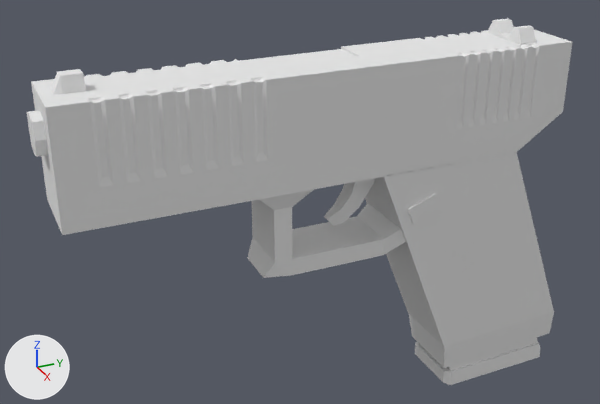
What one commit did to the glTF model Assets/models/weapons/firearm/viewmodels/pistols/glock.glb.
Both versions are drawn from a 50 mm camera at (0.284, -0.227, 0.245) aimed at (-0.012, -0.094, 0.097). The axes (+X, +Y, +Z) are drawn at lower left. The lights are the same throughout. The picture after the commit comes second. Where no turn or scale is listed for an object, it has been applied to the vertices. Vertices at exactly the same position are counted once.

The first picture shows 'Cargador', 'Corredera', 'Cuerpo', 'Gatillo'.
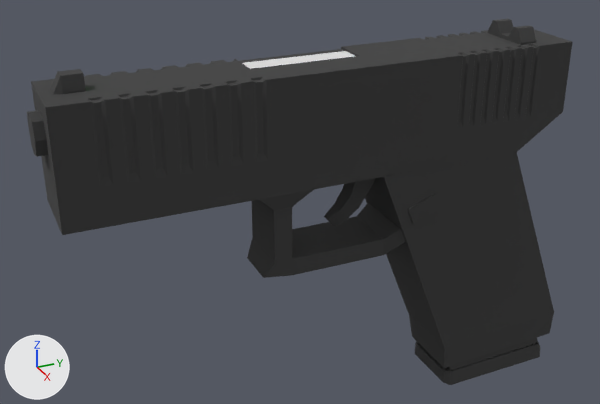
Pixel boxes (x1, y1, x2, y2) of what changed, in the pictures (600 x 404 px):
'Cuerpo', recoloured (white to dark grey): (27, 110, 562, 368) in both
'Cargador', recoloured (white to dark grey): (415, 338, 540, 385) in both
'Gatillo', recoloured (white to dark grey): (324, 179, 375, 226) in both
part 1 of me_mesh_008, recoloured (white to dark grey): (31, 19, 572, 194) in both

The change in detail:
Material 'cuerpo' (mat_cuerpo) is new.
Its base color is (0.0472, 0.0472, 0.0472) (dark grey #3d3d3d).
Its roughness is 1.0.
Material 'blanco' (mat_blanco) is new.
Its base color is (0.8, 0.8, 0.8) (white #e7e7e7).
Material 'mira' (mat_mira) is new.
Its base color is (0.0, 0.8, 0.00716) (green #00e714).
me_mesh_009 has 49 vertices, 97 faces and spans x -0.0154..0.0139, y -0.06..0.0282, z -0.0021..0.1046.
me_mesh_009 no longer uses material mat_none (white #e7e7e7).
me_mesh_009 gains material mat_cuerpo (dark grey #3d3d3d).
me_mesh_008 has 722 vertices, 1428 faces and spans x -0.017..0.015, y -0.197..0.019, z 0.13..0.167.
me_mesh_008 is used by ob_corredera; location (0.0, 0.0, 0.0).
me_mesh_008 part 1: 1422 faces spanning x -0.017..0.015, y -0.197..0.019, z 0.13..0.167 switch from mat_none (white #e7e7e7) to mat_cuerpo (dark grey #3d3d3d).
me_mesh_008 gains material mat_blanco (white #e7e7e7).
me_mesh_008 gains material mat_mira (green #00e714).
me_mesh_010 has 20 vertices, 36 faces and spans x -0.0038..0.0038, y -0.088..-0.0622, z 0.0893..0.1266.
me_mesh_010 no longer uses material mat_none (white #e7e7e7).
me_mesh_010 gains material mat_cuerpo (dark grey #3d3d3d).
me_mesh_005 has 74 vertices, 126 faces and spans x -0.017..0.016, y -0.201..0.031, z 0.009..0.155.
me_mesh_005 no longer uses material mat_none (white #e7e7e7).
me_mesh_005 gains material mat_cuerpo (dark grey #3d3d3d).
